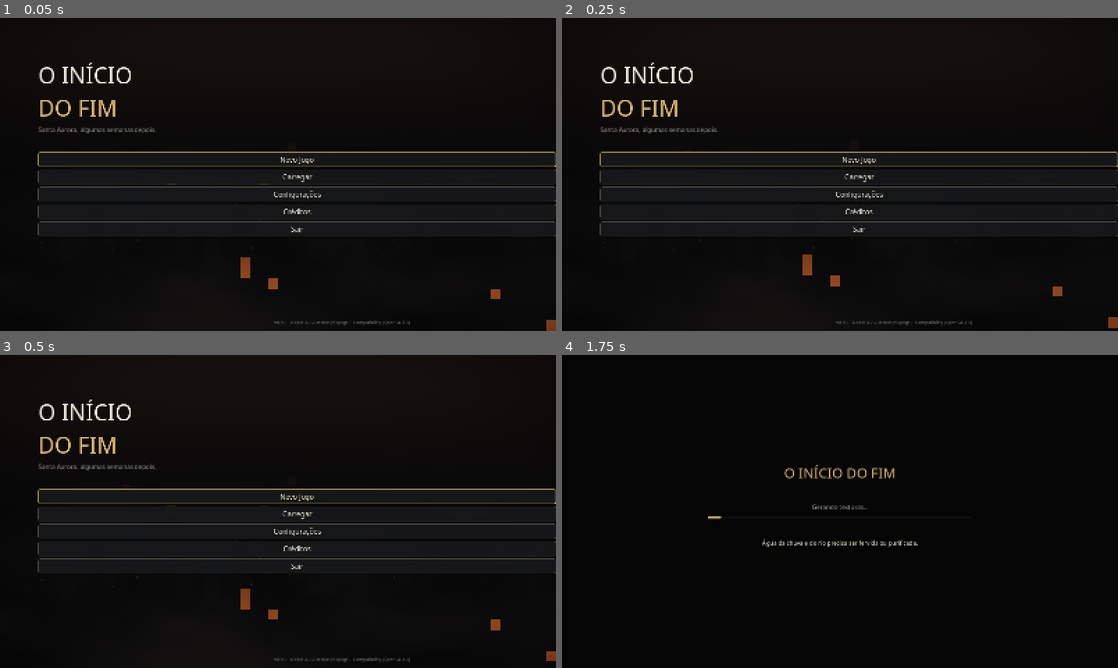
Above: before the commit, frames 1-4 (two rows, left to right).
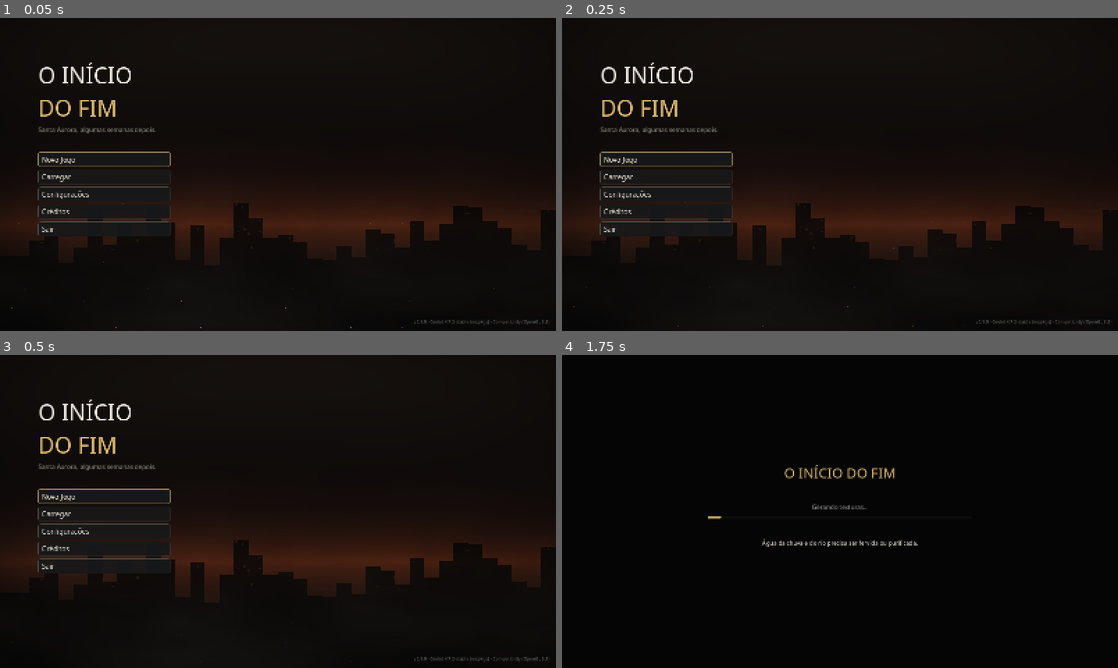
Above: after the commit, the same moments.

Repository: gabrielrochafugazza578-pixel/teste
Game: Godot game, scene res://scenes/menu/main_menu.tscn
Two runs of this game, one before a commit and one after it. Both use one fixed random seed, a clock stepped at 60 frames per second and the inputs below. This scene is started directly instead of the project's main scene.
Inputs (mouse positions are in pixels of both pictures, inside the frame that each line leads up to):
- Up to frame 1 (0.05 s): no input
- Up to frame 2 (0.25 s): no input
- Up to frame 3 (0.5 s): no input
- Up to frame 4 (1.75 s): click "Novo Jogo" at 0.5 s; tap Enter (skip) at 1.25 s; move the mouse to (962, 495) at 1.27 s; press the mouse at (962, 495) at 1.28 s; hold D (move_right) from 1.28 s (still down)

The runs differ from the first frame. In frame 1, 10% of the frame differs, in the area x 0-100%, y 42-100%; in frame 2, 10%; in frame 3, 10%; in frame 4, nothing differs.

Commit message:
Abertura: pré-carga das tomadas aéreas, neblina por cena, pânico em direção à câmera; menu principal mais legível
- opening.json: fog_scale/preload por cena (1, 6, 8) e barricada reposicionada
- CinematicDirector aguarda World.wait_loaded antes das tomadas amplas
- World.is_area_ready/wait_loaded para checar anéis de LOD numa área
- CityLife: multidão em pânico foge em direção à câmera
- Menu principal: coluna de botões com largura fixa, brasas suaves,
  clarão de incêndios no horizonte, versão ancorada no canto
- tests/menu_test: capturas do menu, configurações e carregar

Co-Authored-By: Claude Opus 5.5 <noreply@anthropic.com>
Claude-Session: https://claude.ai/code/session_01TT7tzZAzZKvWvba4aVEkSq

Diff:
--- a/cinematics/opening.json
+++ b/cinematics/opening.json
@@ -12,7 +12,7 @@
 		"Ao salvar, rode 'tools/bake_cinematic.gd' para gerar cinematics/opening_library.tres (editável no editor)."
 	],
 	"scenes": [
-		{"id": "1_cidade", "phase": "PRE", "hour": 9.4, "weather": "CLEAR", "music": "mus_opening_calm",
+		{"id": "1_cidade", "phase": "PRE", "hour": 9.4, "weather": "CLEAR", "music": "mus_opening_calm", "fog_scale": 3.5, "preload": 260,
 		 "setup": [["traffic", true, "poi:avenida_central"], ["crowd", "normal", "poi:avenida_central"], ["ambience", "city"]],
 		 "shots": [
 			{"id": "1a_aereo", "anchor": "poi:avenida_central", "dur": 13.0, "ground": false,
@@ -75,8 +75,8 @@
 			 "cam": [[0.0, [-10.5, 1.6, -30], [-4, 1.8, -5], 55], [8.0, [-10, 1.7, -24], [0, 1.8, 0], 55]],
 			 "events": [[0.0, "crowd", "normal", "poi:avenida_central"], [1.0, "anim_crowd", "cough"], [3.0, "sound", "cough", -8.0], [5.0, "sound", "siren", -10.0]]}
 		 ]},
-		{"id": "6_colapso", "phase": "PRE", "hour": 19.4, "weather": "CLOUDY", "music": "mus_opening_dark", "exposure": 1.4, "fill": [0.7, 30.0],
-		 "setup": [["traffic", "panic", "poi:avenida_central"], ["crowd", "panic", "poi:avenida_central"], ["ambience", "panic"], ["barricade", "poi:avenida_central", [0, 0, -60]]],
+		{"id": "6_colapso", "phase": "PRE", "hour": 19.4, "weather": "CLOUDY", "music": "mus_opening_dark", "exposure": 1.4, "fill": [0.7, 30.0], "fog_scale": 2.5, "preload": 220,
+		 "setup": [["traffic", "panic", "poi:avenida_central"], ["crowd", "panic", "poi:avenida_central"], ["ambience", "panic"], ["barricade", "poi:avenida_central", [0, 0, 32]]],
 		 "shots": [
 			{"id": "6a_panico", "anchor": "poi:avenida_central", "dur": 7.0, "ground": true,
 			 "cam": [[0.0, [-9.0, 1.4, -40], [-2, 1.6, -8], 66], [7.0, [-8.6, 1.3, -46], [-1, 1.6, -18], 70]],
@@ -105,7 +105,7 @@
 			 "cam": [[0.0, [-3, 0.5, 8], [0, 0.4, -10], 62], [7.0, [-3.5, 0.9, 4], [0, 1.2, -16], 62]],
 			 "events": [[0.0, "papers", "poi:avenida_central", [0, 0.2, -6]]]}
 		 ]},
-		{"id": "8_semanas", "phase": "POST", "hour": 15.8, "weather": "CLOUDY", "music": "mus_opening_dark", "exposure": 1.2, "card": ["ALGUMAS SEMANAS DEPOIS", "", 3.5],
+		{"id": "8_semanas", "phase": "POST", "hour": 15.8, "weather": "CLOUDY", "music": "mus_opening_dark", "exposure": 1.2, "fog_scale": 2.2, "preload": 200, "card": ["ALGUMAS SEMANAS DEPOIS", "", 3.5],
 		 "setup": [["actors_clear"], ["ambience", "post"],
 			["infected", "errante", "poi:avenida_central", [2, 0, 18], 190], ["infected", "errante", "poi:avenida_central", [-4, 0, 6], 20],
 			["infected", "febril", "poi:avenida_central", [5, 0, -12], 250], ["infected", "errante", "poi:avenida_central", [9.5, 0, 26], 100]],
--- a/scripts/cinematics/cinematic_director.gd
+++ b/scripts/cinematics/cinematic_director.gd
@@ -303,6 +303,7 @@
 		_phase_now = phase
 	if game.env:
 		game.env.exposure = float(sc.get("exposure", 1.0))
+		game.env.fog_scale = float(sc.get("fog_scale", 1.7))
 	# luz de preenchimento presa à câmera (cenas noturnas)
 	var fill := cam.get_node_or_null("Fill") as OmniLight3D
 	if sc.has("fill"):
@@ -351,6 +352,11 @@
 			continue
 		var p := world.poi_pos(spec.split(":")[1]) if spec.split(":").size() > 1 else Vector3.ZERO
 		await world.wait_area(p, 55.0, 14.0)
+	if sc.has("preload") and not shots.is_empty():
+		# tomadas aéreas: a cidade inteira à vista precisa existir (LOD distante)
+		var spec0: String = (shots[0] as Dictionary).get("anchor", "world")
+		if not spec0.begins_with("caio") and not skipping:
+			await world.wait_loaded(_anchor_pos(spec0), float(sc["preload"]), 25.0)
 	if _interior_bi >= 0:
 		var t := 0.0
 		while world.interior_root(_interior_bi) == null and t < 15.0 and not skipping:
--- a/scripts/cinematics/city_life.gd
+++ b/scripts/cinematics/city_life.gd
@@ -93,7 +93,7 @@
 	anchor = at
 	if m == "off":
 		return
-	var n := 26 if m != "hospital" else 18
+	var n := (26 if m != "panic" else 32) if m != "hospital" else 18
 	for i in n:
 		var a := CineActor.new()
 		add_child(a)
@@ -109,7 +109,8 @@
 		var spd := _rng.randf_range(1.1, 1.6)
 		match m:
 			"panic":
-				dir = 1.0 if _rng.randf() < 0.8 else -1.0
+				# fogem em direção à câmera, vindos da barricada
+				dir = -1.0 if _rng.randf() < 0.85 else 1.0
 				spd = _rng.randf_range(3.8, 5.6)
 				a.style = "human"
 				x = anchor.x + _rng.randf_range(-AV_HW - 3.0, AV_HW + 3.0)
--- a/scripts/ui/main_menu.gd
+++ b/scripts/ui/main_menu.gd
@@ -27,10 +27,17 @@
 	// fumaça e neblina
 	float fog = fbm(vec2(uv.x * 3.0 + t * 0.02, uv.y * 4.0 - t * 0.015));
 	col += vec3(0.11, 0.1, 0.09) * fog * smoothstep(0.2, 0.9, uv.y) * 0.8;
-	// brasas subindo
-	vec2 ep = vec2(uv.x * 60.0, uv.y * 30.0 + t * 1.2);
-	float emb = step(0.992, h(floor(ep))) * smoothstep(0.3, 1.0, uv.y);
-	col += vec3(1.0, 0.45, 0.15) * emb * 0.6;
+	// clarão de incêndios no horizonte, atrás dos prédios
+	float glow = exp(-abs((1.0 - uv.y) - 0.34) * 9.0) * (0.55 + 0.45 * fbm(vec2(uv.x * 5.0, t * 0.08)));
+	col += vec3(0.28, 0.1, 0.03) * glow * (1.0 - city * 0.85);
+	// brasas subindo: pontos pequenos e suaves (não quadrados), com deriva lateral
+	vec2 ep = vec2(uv.x * 48.0 * (16.0 / 9.0), uv.y * 48.0 + t * 0.9);
+	vec2 cell = floor(ep);
+	float r = h(cell);
+	vec2 c = vec2(0.5 + 0.35 * sin(t * 0.6 + r * 40.0), 0.5);
+	float d = length(fract(ep) - c);
+	float emb = step(0.975, r) * smoothstep(0.09, 0.0, d) * smoothstep(0.35, 1.0, uv.y) * (0.5 + 0.5 * sin(t * 3.0 + r * 60.0));
+	col += vec3(1.0, 0.5, 0.18) * emb * 0.9;
 	// vinheta
 	float vig = smoothstep(1.2, 0.35, length(uv - vec2(0.5, 0.55)));
 	COLOR = vec4(col * vig, 1.0);
@@ -63,6 +70,7 @@
 	root.add_theme_constant_override("margin_top", 120)
 	add_child(root)
 	var v := UIKit.vbox(6)
+	v.size_flags_horizontal = Control.SIZE_SHRINK_BEGIN
 	root.add_child(v)
 	var t1 := UIKit.label("O INÍCIO", 64, Color(0.92, 0.9, 0.86))
 	var t2 := UIKit.label("DO FIM", 64, UITheme.ACCENT)
@@ -71,6 +79,8 @@
 	v.add_child(UIKit.label("Santa Aurora, algumas semanas depois.", 18, UITheme.TEXT_DIM))
 	v.add_child(UIKit.spacer(40))
 	_buttons = UIKit.vbox(8)
+	_buttons.custom_minimum_size.x = 380.0
+	_buttons.size_flags_horizontal = Control.SIZE_SHRINK_BEGIN
 	v.add_child(_buttons)
 	var latest := SaveManager.latest_slot()
 	if latest != "":
@@ -82,11 +92,14 @@
 	_buttons.add_child(UIKit.button("Configurações", _open_settings))
 	_buttons.add_child(UIKit.button("Créditos", _open_credits))
 	_buttons.add_child(UIKit.button("Sair", func() -> void: get_tree().quit()))
+	for b in _buttons.get_children():
+		if b is Button:
+			(b as Button).alignment = HORIZONTAL_ALIGNMENT_LEFT
 	var ver := UIKit.label("v%s · Godot %s · Compatibility (OpenGL 3.3)" % [ProjectSettings.get_setting("application/config/version", "0.9"), Engine.get_version_info()["string"]], 13, Color(0.45, 0.45, 0.43))
-	ver.set_anchors_preset(Control.PRESET_BOTTOM_RIGHT)
-	ver.position = Vector2(-420, -34)
+	add_child(ver)
+	ver.set_anchors_and_offsets_preset(Control.PRESET_BOTTOM_RIGHT, Control.PRESET_MODE_MINSIZE, 18)
 	ver.grow_horizontal = Control.GROW_DIRECTION_BEGIN
-	add_child(ver)
+	ver.grow_vertical = Control.GROW_DIRECTION_BEGIN
 	(_buttons.get_child(0) as Control).grab_focus()
 	if AudioManager.is_ready:
 		AudioManager.music.play_cue("mus_title", 0.8)
--- a/scripts/world/world.gd
+++ b/scripts/world/world.gd
@@ -353,15 +353,26 @@
 		area_ready.emit()
 
 
-func is_area_ready(pos: Vector3, radius: float = 70.0) -> bool:
+func is_area_ready(pos: Vector3, radius: float = 70.0, max_lod: int = 1) -> bool:
 	var c0 := Vector2i(floori((pos.x - radius) / WorldLayout.CHUNK), floori((pos.z - radius) / WorldLayout.CHUNK))
 	var c1 := Vector2i(floori((pos.x + radius) / WorldLayout.CHUNK), floori((pos.z + radius) / WorldLayout.CHUNK))
 	for cx in range(c0.x, c1.x + 1):
 		for cz in range(c0.y, c1.y + 1):
 			var c := Vector2i(cx, cz)
-			if not chunks.has(c) or (chunks[c] as Chunk).lod > 1:
+			if desired_lod(c) > 2:
+				continue
+			if not chunks.has(c) or (chunks[c] as Chunk).lod > max_lod:
 				return false
 	return true
+
+
+## Espera a região distante existir (qualquer LOD) — tomadas aéreas.
+func wait_loaded(pos: Vector3, radius: float, timeout: float = 25.0) -> void:
+	_eval_timer = 0.0
+	var t := 0.0
+	while not is_area_ready(pos, radius, 2) and t < timeout:
+		await get_tree().process_frame
+		t += get_process_delta_time()
 
 
 ## Ponto pronto para colocar o jogador: chunk em LOD 0 e, se estiver dentro
--- /dev/null
+++ b/tests/menu_test.gd
@@ -0,0 +1,39 @@
+extends Node
+## Captura o menu principal, configurações e a tela de carregar.
+## Uso: xvfb-run godot --path . --rendering-driver opengl3 res://tests/menu_test.tscn -- --out=/tmp/x
+
+var out_dir := "user://shots"
+
+func _ready() -> void:
+	for a in OS.get_cmdline_user_args():
+		if a.begins_with("--out="):
+			out_dir = a.substr(6)
+	DirAccess.make_dir_recursive_absolute(out_dir)
+	await Assets.bake_all()
+	var menu: Control = (load("res://scenes/menu/main_menu.tscn") as PackedScene).instantiate()
+	add_child(menu)
+	await _wait(1.5)
+	await _snap("menu_principal")
+	menu._open_settings()
+	await _wait(0.6)
+	await _snap("menu_config_graficos")
+	var sm := menu._sub as SettingsMenu
+	sm.tabs.current_tab = 3
+	await _wait(0.3)
+	await _snap("menu_config_acessibilidade")
+	sm.close()
+	await _wait(0.3)
+	menu._open_load()
+	await _wait(0.5)
+	await _snap("menu_carregar")
+	get_tree().quit()
+
+
+func _wait(t: float) -> void:
+	await get_tree().create_timer(t).timeout
+
+
+func _snap(n: String) -> void:
+	await RenderingServer.frame_post_draw
+	get_viewport().get_texture().get_image().save_png(out_dir + "/" + n + ".png")
+	print("snap ", n)
--- /dev/null
+++ b/tests/menu_test.tscn
@@ -0,0 +1,6 @@
+[gd_scene load_steps=2 format=3]
+
+[ext_resource type="Script" path="res://tests/menu_test.gd" id="1"]
+
+[node name="MenuTest" type="Node"]
+script = ExtResource("1")
Not shown, added: tests/menu_test.gd.uid
